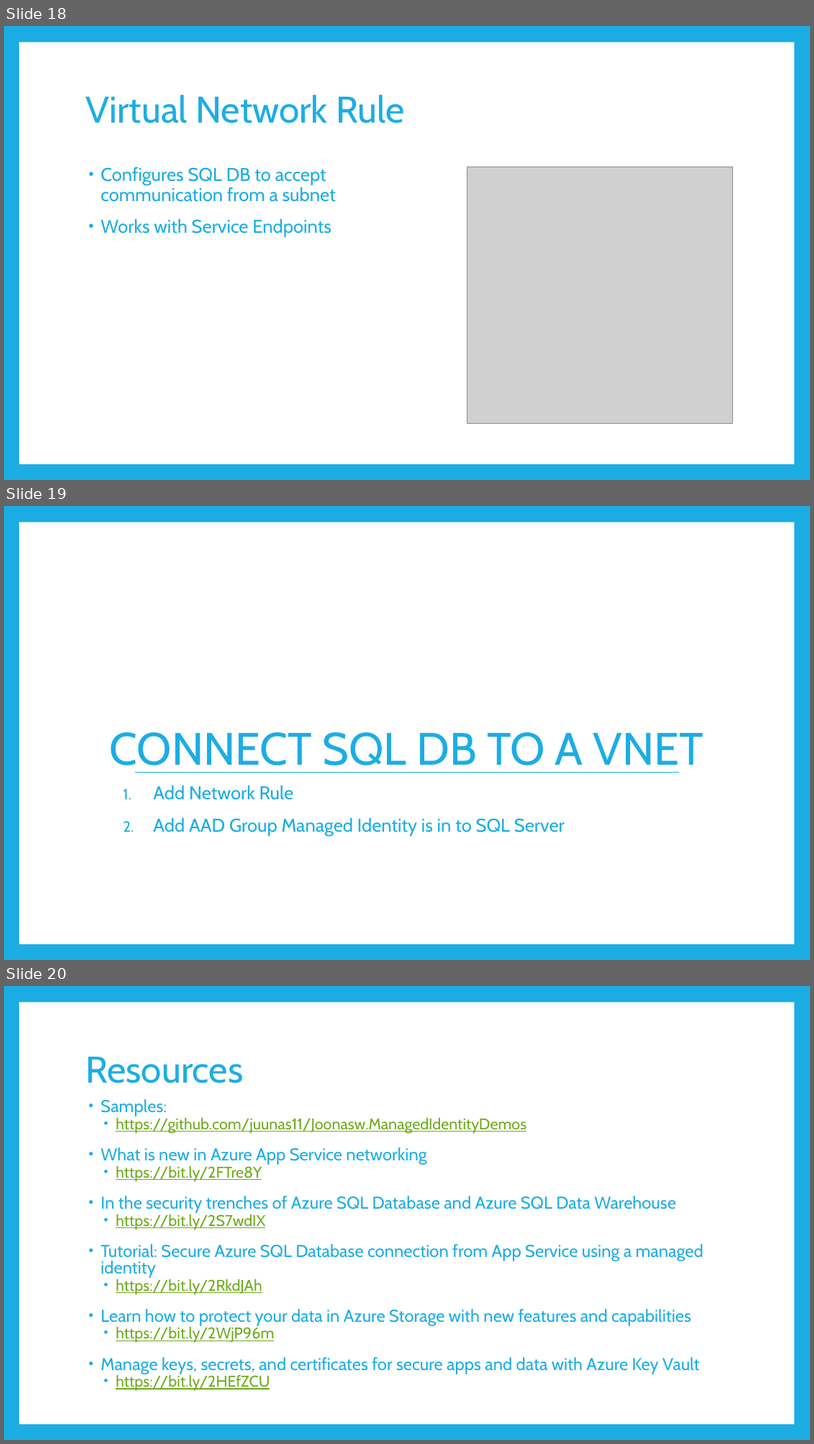
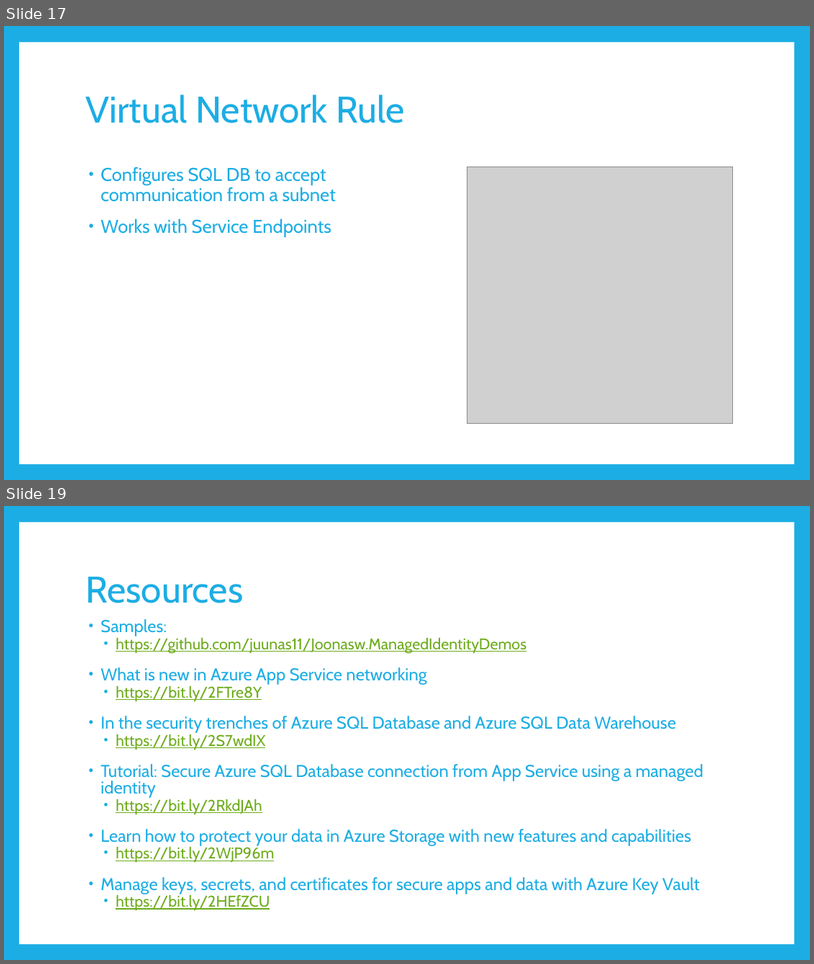
Before and after one commit to JasonHaley/SecuringWebAppsLab, a slide deck: presentation/GAB-AzureWebApps2019.pptx. Shown one above the other, each under a label of ours: slides 18, 19 and 20 before the commit, slides 17 and 19 after it; the slides between them are not shown. The pictures are 814x1444 and 814x964 pixels, drawn with LibreOffice and Linux fonts; fonts in the diff are those of the drawing; grey boxes stand for pictures. Boxes give left, top, right and bottom in pixels: in the first picture for what was removed or moved away, otherwise in the second. Text is boxed around its words. In the diff, an @@ line names an element or a change of style, - is before the commit and + after.

```diff
--- a/presentation/GAB-AzureWebApps2019.pptx
+++ b/presentation/GAB-AzureWebApps2019.pptx
@@ slide 19 removed at bbox=[4, 506, 810, 960], background #1CADE4; not listed: 1 template element that a slide beside it also shows @@
@@ title removed at bbox=[110, 732, 704, 772] @@
-CONNECT SQL DB TO A VNET
@@ line removed from (135, 772) to (680, 772) @@
@@ text removed at bbox=[153, 785, 565, 835] @@
-1. Add Network Rule
-2. Add AAD Group Managed Identity is in to SQL Server
@@ what was slide 18 is now slide 17 @@
@@ what was slide 20 is now slide 19 @@
```
Also in this commit, not shown: 2 slides changed, 3 other files.
